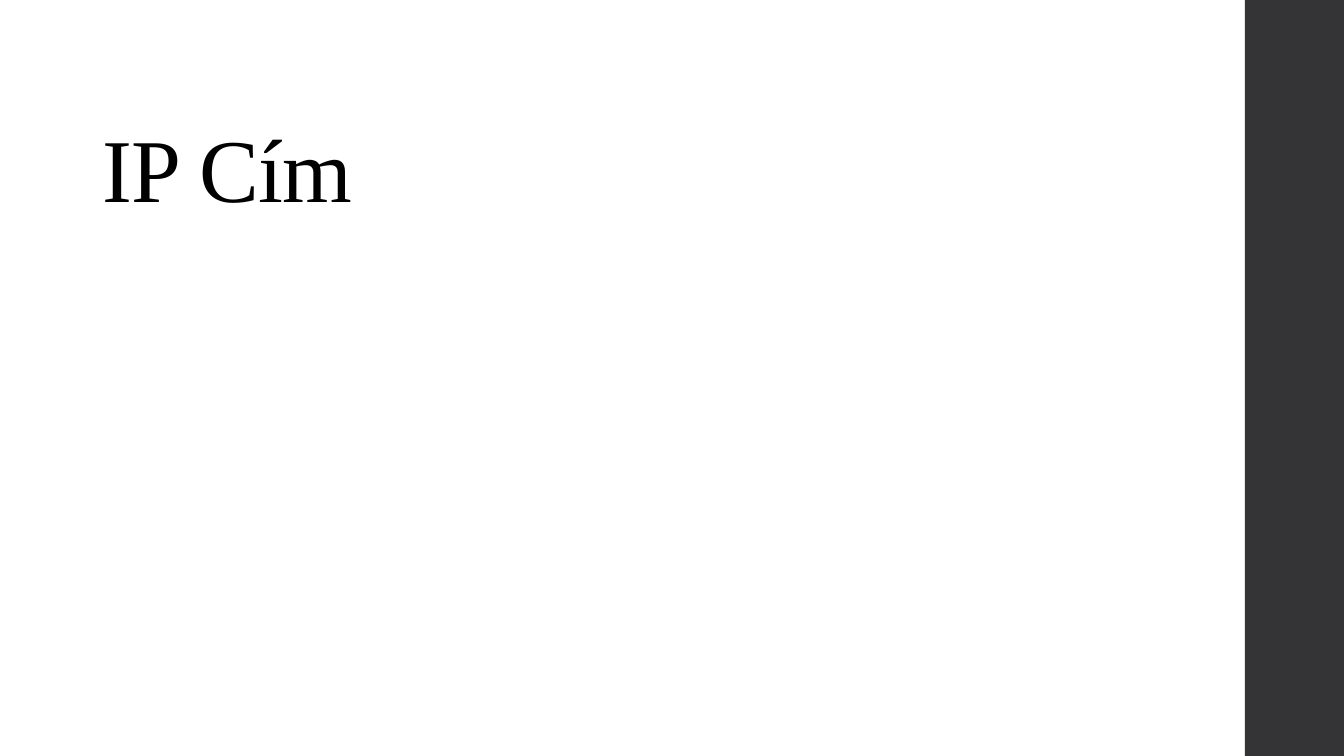
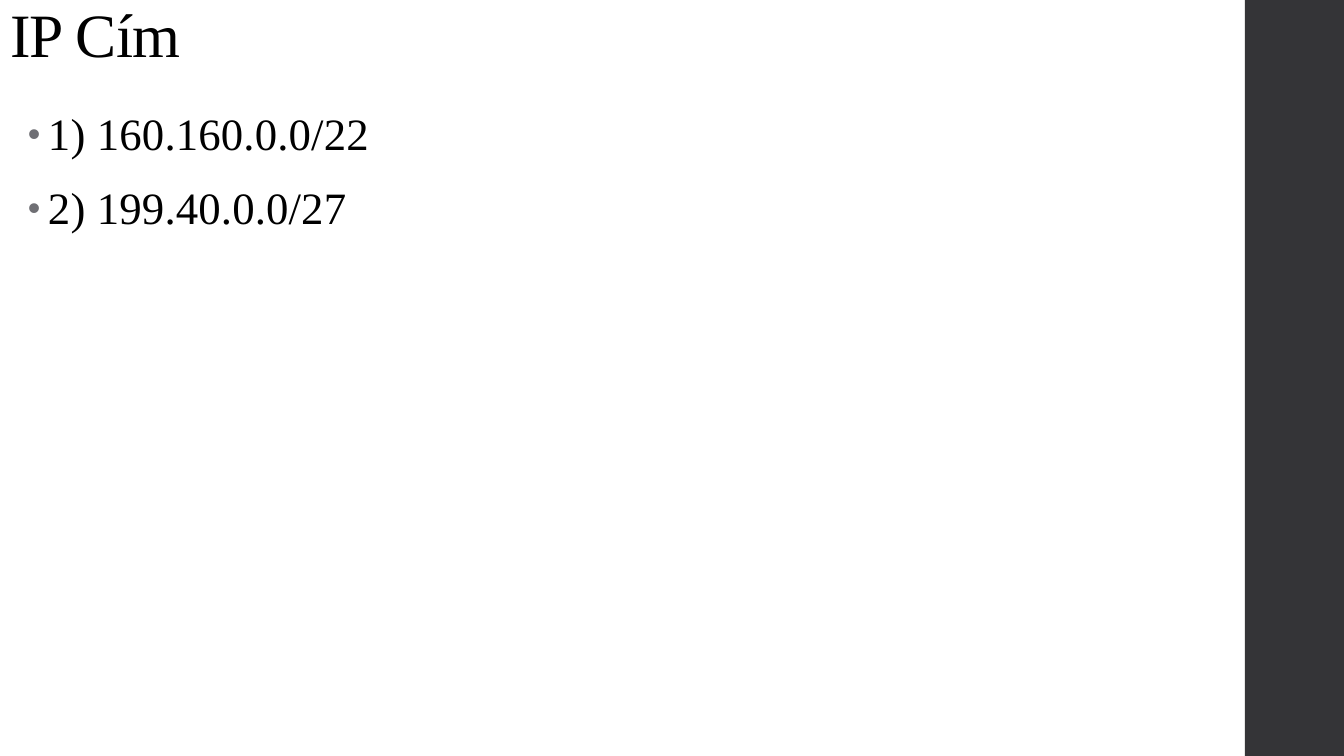
Before and after one commit to OsziMisi/Turros-elelmiszerlanc, a slide deck: slide 3 of Projekt.pptx. Drawn at 1344x756 pixels with LibreOffice and Linux fonts; fonts in the diff are those of the drawing. Boxes give left, top, right and bottom in pixels: in the first picture for what was removed or moved away, otherwise in the second. Text is boxed around its words. In the diff, an @@ line names an element or a change of style, - is before the commit and + after.

```diff
--- a/Projekt.pptx
+++ b/Projekt.pptx
@@ title "IP Cím": place and size @@
-title "IP Cím" at (103, 139, 352, 203)
+title "IP Cím" at (10, 14, 181, 58)
@@ title "IP Cím" at (10, 14, 181, 58): size 64 to 44 pt @@
@@ text added at (48, 119, 369, 233), 32 pt, text #000000 @@
+• 1) 160.160.0.0/22
+• 2) 199.40.0.0/27
```
Also in this commit, not shown: 4 other slides changed, 1 slide added, 1 slide removed.
